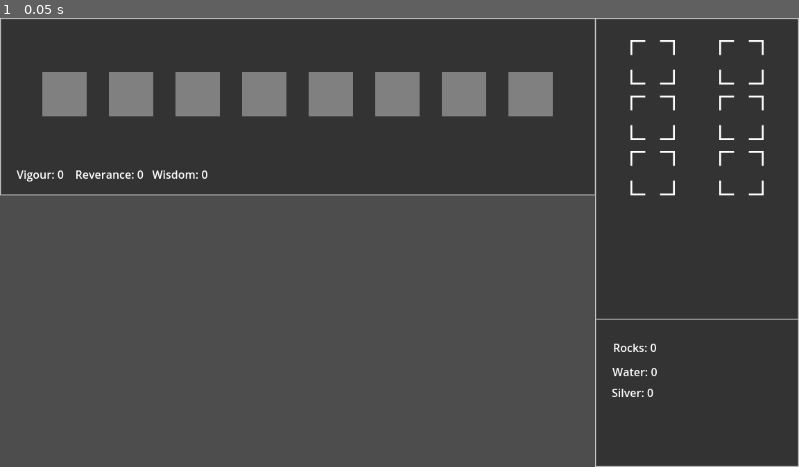
Above: before the commit, frame 1.
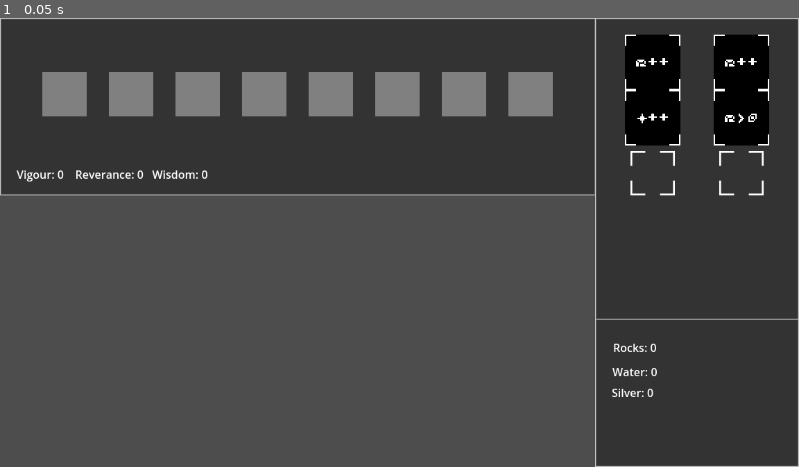
Above: after the commit, the same moment.

Repository: BoscoPubVoi/IdleSpel
Game: Godot game, scene res://main.tscn
Two runs of this game, one before a commit and one after it. Both use one fixed random seed, a clock stepped at 60 frames per second and the inputs below.
Inputs:
- Up to frame 1 (0.05 s): no input

The runs differ from the first frame. In frame 1, 3.4% of the frame differs, in the area x 78-97%, y 3-29%.

Commit message:
added drag drop function

Diff:
--- a/GameState/Operations/ProduceSecondaryResource.gd
+++ b/GameState/Operations/ProduceSecondaryResource.gd
@@ -1,9 +1,9 @@
 class_name ProduceSecondaryResource extends Operation
 
 #Costs: formatted like [{resource: "rocks", amount: 5}, {resource: "water", amount: 3}]
-var costs:Array = []
-var resourceTypeToProduce:String
-var baseProduction:float
+@export var costs:Array = []
+@export var resourceTypeToProduce:String
+@export var baseProduction:float
 
 func constructor(resourceTypeToProduce_, baseProduction_):
 	resourceTypeToProduce = resourceTypeToProduce_
--- a/UIElements/ActionIcon.gd
+++ b/UIElements/ActionIcon.gd
@@ -3,17 +3,20 @@
 
 @export var action_name :String
 @export var operations : Array[Operation]
+@export var icon_path : String
 
+@onready var textureRect = $TextureRect
 
 func _ready():
-	pass
+	textureRect.texture = load(icon_path)
 
 func _get_drag_data(at_position):
 	var data = {}
 	data["action"] = Action.new()
 	data["action"].constructor(operations)
 	data["action"].name = action_name
-	var drag_texture = ActionIcon.new()
+	var drag_texture = TextureRect.new()
+	drag_texture.texture = load(icon_path)
 	drag_texture.size = Vector2(32,32)
 
 	var control = Control.new()
@@ -21,6 +24,7 @@
 	drag_texture.position = -0.5 * (drag_texture.size)
 
 	set_drag_preview(control)
+	data["texture"] = drag_texture
 	return data
 	pass
 
--- a/UIElements/ActionIndent.gd
+++ b/UIElements/ActionIndent.gd
@@ -1,4 +1,6 @@
 extends Panel
+
+@onready var textureRect = $TextureRect
 
 var enabled = true
 
@@ -37,5 +39,8 @@
 	print("outcome")
 	print(fullCycleResult.resources)
 
+	textureRect.texture = data["texture"].texture
+	textureRect.show()
+
 func _get_index():
 	return get_parent().get_children().find(self)
--- a/UIElements/action_icon.tscn
+++ b/UIElements/action_icon.tscn
@@ -17,8 +17,10 @@
 theme_override_styles/panel = SubResource("StyleBoxTexture_u22y6")
 script = ExtResource("2_vn8gx")
 
-[node name="Label" type="Label" parent="."]
-layout_mode = 0
-offset_top = 21.0
-offset_right = 62.0
-offset_bottom = 46.0
+[node name="TextureRect" type="TextureRect" parent="."]
+layout_mode = 1
+anchors_preset = 15
+anchor_right = 1.0
+anchor_bottom = 1.0
+grow_horizontal = 2
+grow_vertical = 2
--- a/UIElements/action_indent.tscn
+++ b/UIElements/action_indent.tscn
@@ -10,3 +10,12 @@
 size_flags_horizontal = 4
 theme_override_styles/panel = SubResource("StyleBoxFlat_qgmkt")
 script = ExtResource("1_13hjb")
+
+[node name="TextureRect" type="TextureRect" parent="."]
+visible = false
+layout_mode = 1
+anchors_preset = 15
+anchor_right = 1.0
+anchor_bottom = 1.0
+grow_horizontal = 2
+grow_vertical = 2
--- a/main.tscn
+++ b/main.tscn
@@ -1,9 +1,10 @@
-[gd_scene load_steps=10 format=3 uid="uid://d2rkcfl4ip62c"]
+[gd_scene load_steps=13 format=3 uid="uid://d2rkcfl4ip62c"]
 
 [ext_resource type="PackedScene" uid="uid://ddwdk74737glc" path="res://UIElements/action_indent.tscn" id="1_40viw"]
 [ext_resource type="Script" path="res://main.gd" id="1_crvfl"]
 [ext_resource type="PackedScene" uid="uid://bnedr2ay2wxg1" path="res://UIElements/action_icon.tscn" id="3_se0lr"]
 [ext_resource type="Script" path="res://GameState/Operations/ProduceBaseResource.gd" id="4_84l6x"]
+[ext_resource type="Script" path="res://GameState/Operations/ProduceSecondaryResource.gd" id="5_22pki"]
 
 [sub_resource type="StyleBoxFlat" id="StyleBoxFlat_5tix1"]
 bg_color = Color(0.2, 0.2, 0.2, 1)
@@ -33,6 +34,17 @@
 resourceTypeToProduce = "rocks"
 baseProduction = 12.0
 
+[sub_resource type="Resource" id="Resource_sxusp"]
+script = ExtResource("4_84l6x")
+resourceTypeToProduce = "favor"
+baseProduction = 10.0
+
+[sub_resource type="Resource" id="Resource_ana3h"]
+script = ExtResource("5_22pki")
+costs = [{}]
+resourceTypeToProduce = "silver"
+baseProduction = 1.0
+
 [node name="Main" type="Control"]
 layout_mode = 3
 anchors_preset = 15
@@ -154,11 +166,13 @@
 layout_mode = 2
 action_name = "rock+"
 operations = Array[Resource("res://GameState/Operations/Operation.gd")]([SubResource("Resource_e28eb")])
+icon_path = "res://assets/Add_rocks.png"
 
 [node name="Action2" parent="ActionsPanel/ScrollContainer/Margin/WholeActionContainer/BaseActions/BA1" instance=ExtResource("3_se0lr")]
 layout_mode = 2
 action_name = "rock+++"
 operations = Array[Resource("res://GameState/Operations/Operation.gd")]([SubResource("Resource_ni4id"), SubResource("Resource_irgi5")])
+icon_path = "res://assets/Add_rocks.png"
 
 [node name="BA2" type="HBoxContainer" parent="ActionsPanel/ScrollContainer/Margin/WholeActionContainer/BaseActions"]
 layout_mode = 2
@@ -167,9 +181,15 @@
 
 [node name="Action" parent="ActionsPanel/ScrollContainer/Margin/WholeActionContainer/BaseActions/BA2" instance=ExtResource("3_se0lr")]
 layout_mode = 2
+action_name = "Pray"
+operations = Array[Resource("res://GameState/Operations/Operation.gd")]([SubResource("Resource_sxusp")])
+icon_path = "res://assets/Add_Favour.png"
 
 [node name="Action2" parent="ActionsPanel/ScrollContainer/Margin/WholeActionContainer/BaseActions/BA2" instance=ExtResource("3_se0lr")]
 layout_mode = 2
+action_name = "rockstosilver"
+operations = Array[Resource("res://GameState/Operations/Operation.gd")]([SubResource("Resource_ana3h")])
+icon_path = "res://assets/Rocks_to_silver.png"
 
 [node name="SecondaryActions" type="VBoxContainer" parent="ActionsPanel/ScrollContainer/Margin/WholeActionContainer"]
 layout_mode = 2
Binary file added: assets/Add_Favour.aseprite
Binary file added: assets/Add_Favour.png
Not shown, added: assets/Add_Favour.png.import
Binary file added: assets/Add_rocks.aseprite
Binary file added: assets/Add_rocks.png
Not shown, added: assets/Add_rocks.png.import
Binary file added: assets/Rocks_to_silver.aseprite
Binary file added: assets/Rocks_to_silver.png
Not shown, added: assets/Rocks_to_silver.png.import
